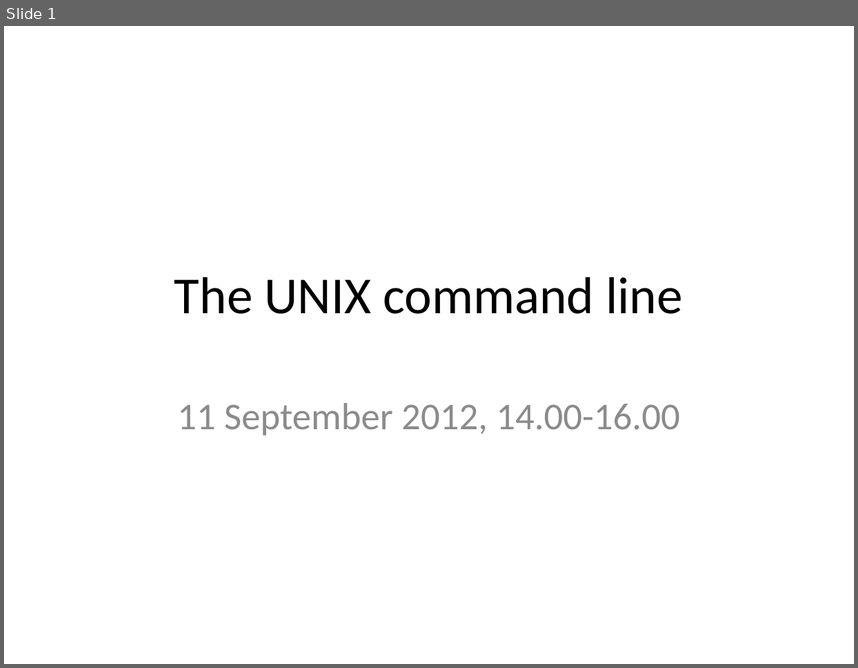
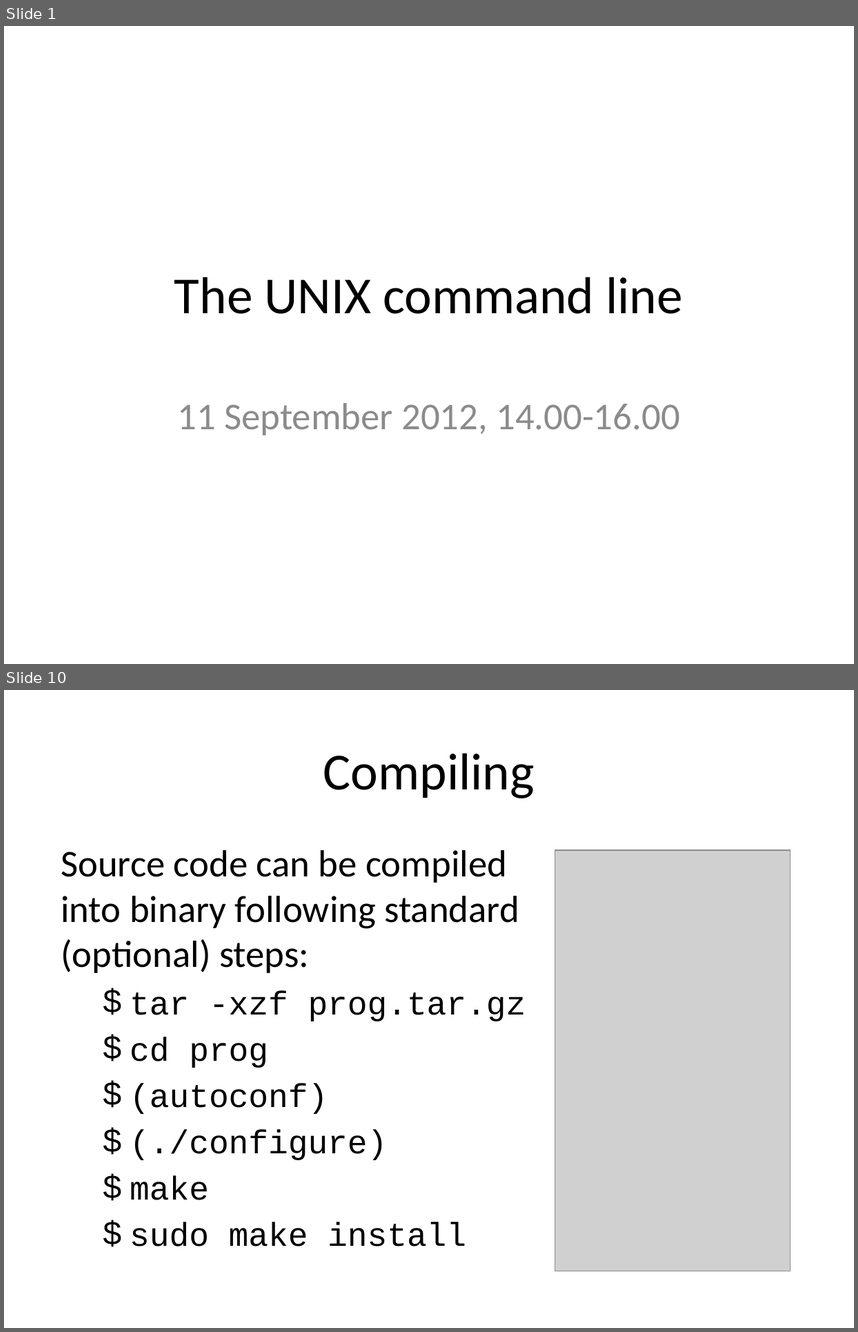
Before and after one commit to rvosa/ngs-workflows, a slide deck: doc/slides/day1/session3/UNIXCLI.pptx. Shown one above the other, each under a label of ours: slide 1 before the commit, slides 1 and 10 after it; the slides between them are not shown. The pictures are 858x668 and 858x1332 pixels, drawn with LibreOffice and Linux fonts; fonts in the diff are those of the drawing; grey boxes stand for pictures. Boxes give left, top, right and bottom in pixels: in the first picture for what was removed or moved away, otherwise in the second. Text is boxed around its words. In the diff, an @@ line names an element or a change of style, - is before the commit and + after.

```diff
--- a/doc/slides/day1/session3/UNIXCLI.pptx
+++ b/doc/slides/day1/session3/UNIXCLI.pptx
@@ slide 10 added at box(4, 690, 854, 1328), background #FFFFFF @@
@@ title added at box(323, 753, 535, 798), 44 pt, text #000000 @@
+Compiling
@@ text added at box(61, 850, 526, 1246), 32 pt, text #000000 @@
+Source code can be compiled into binary following standard (optional) steps:
+  $ tar -xzf prog.tar.gz
+  $ cd prog
+  $ (autoconf)
+  $ (./configure)
+  $ make
+  $ sudo make install
@@ picture added at box(555, 850, 791, 1270) @@
```
Also in this commit, not shown: 6 slides changed, 3 other slides added, 4 slides removed.
